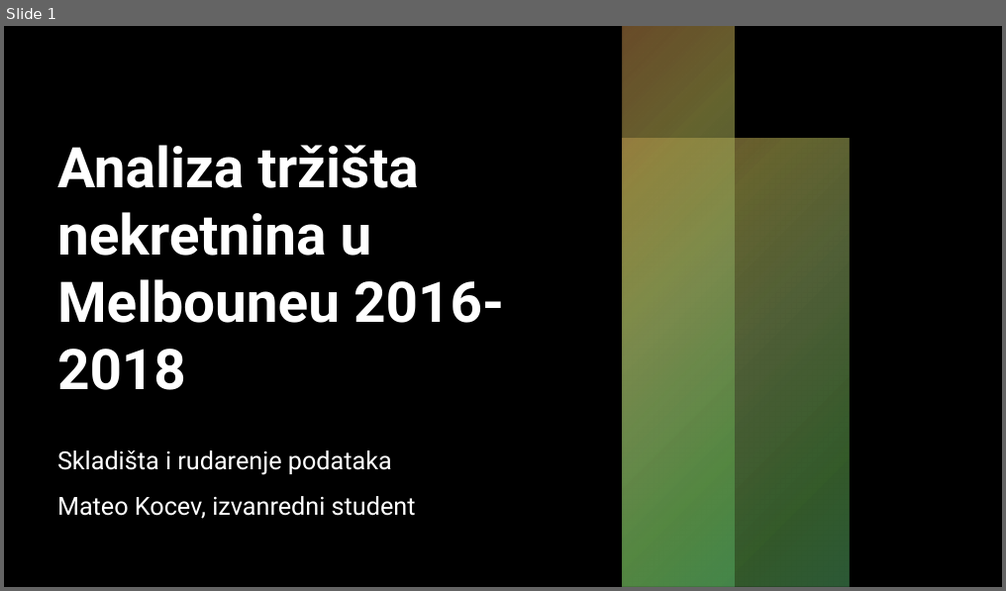
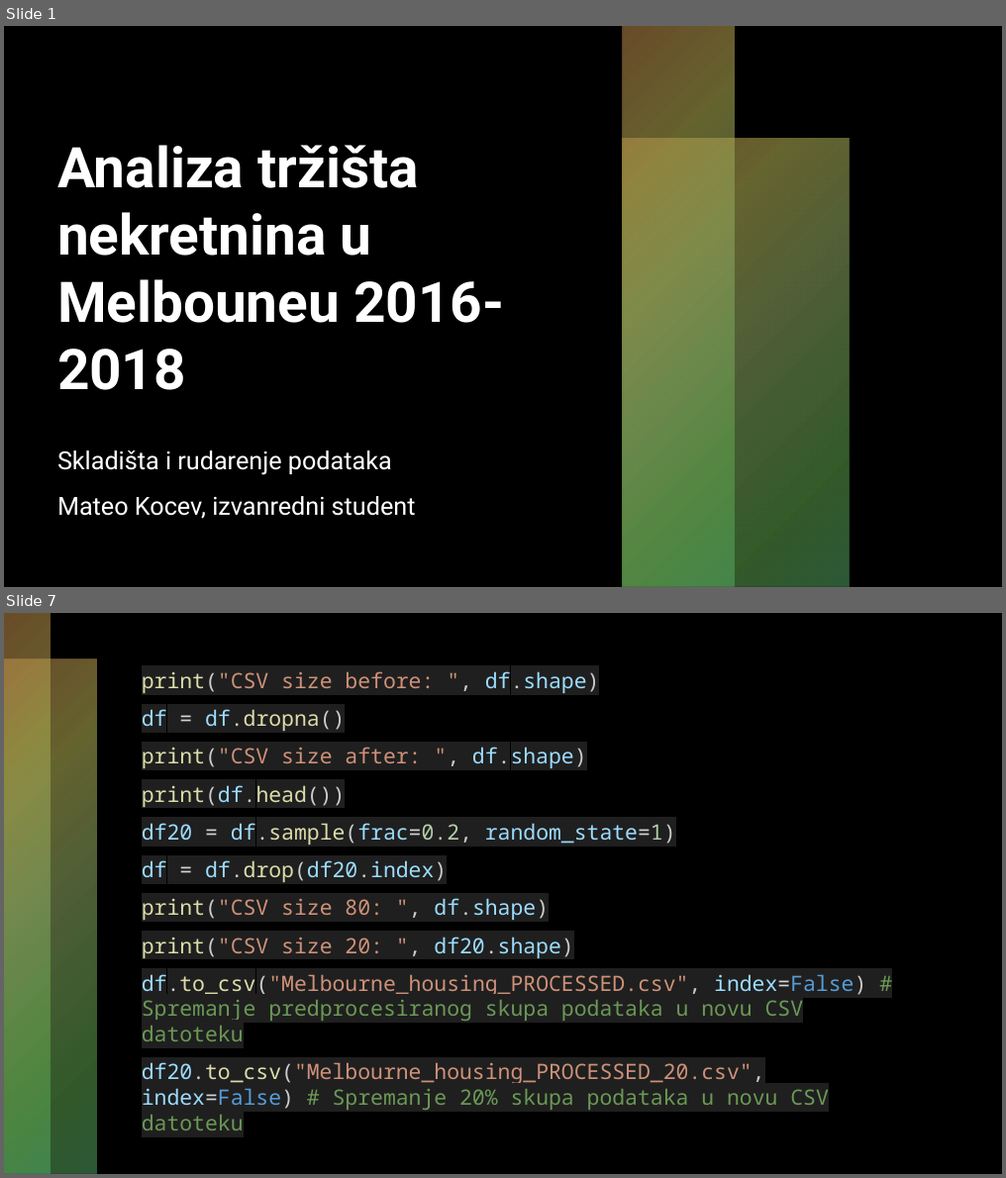
Before and after one commit to mateokocev/sirp, a slide deck: Analiza tržišta nekretnina u Melbouneu 2016-2018.pptx. Shown one above the other, each under a label of ours: slide 1 before the commit, slides 1 and 7 after it; the slides between them are not shown. The pictures are 1006x591 and 1006x1178 pixels, drawn with LibreOffice and Linux fonts; fonts in the diff are those of the drawing; background and template pictures are left out. Boxes give left, top, right and bottom in pixels: in the first picture for what was removed or moved away, otherwise in the second. Text is boxed around its words. In the diff, an @@ line names an element or a change of style, - is before the commit and + after.

```diff
--- a/Analiza tržišta nekretnina u Melbouneu 2016-2018.pptx
+++ b/Analiza tržišta nekretnina u Melbouneu 2016-2018.pptx
@@ slide 7 added at (4, 613, 1002, 1174), background #000000 @@
@@ rectangle added at (4, 613, 51, 1174), fill gradient #D19651 to #A9A64F to #90AB63 to #66B253 to #58B46B @@
@@ rectangle added at (4, 660, 97, 1174), fill gradient #D19651 to #A9A64F to #90AB63 to #66B253 to #58B46B @@
@@ text added at (142, 671, 866, 1110), 20.4 pt, text #CE9178 @@
+print("CSV size before: ", df.shape)
+df = df.dropna()
+print("CSV size after: ", df.shape)
+print(df.head())
+df20 = df.sample(frac=0.2, random_state=1)
+df = df.drop(df20.index)
+print("CSV size 80: ", df.shape)
+print("CSV size 20: ", df20.shape)
+df.to_csv("Melbourne_housing_PROCESSED.csv", index=False) # Spremanje predprocesiranog skupa podataka u novu CSV datoteku
+df20.to_csv("Melbourne_housing_PROCESSED_20.csv", index=False) # Spremanje 20% skupa podataka u novu CSV datoteku
```
Also in this commit, not shown: 2 slides changed, 37 other slides added, 2 other files.
